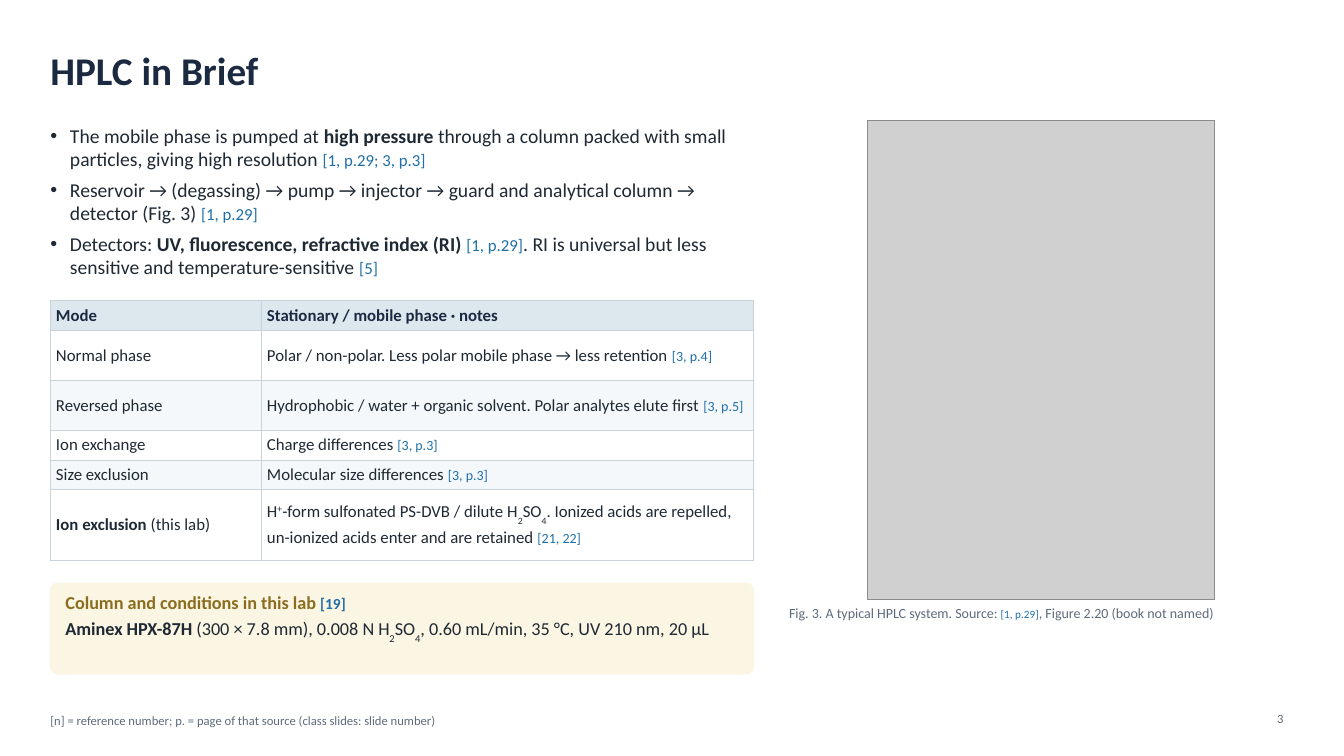
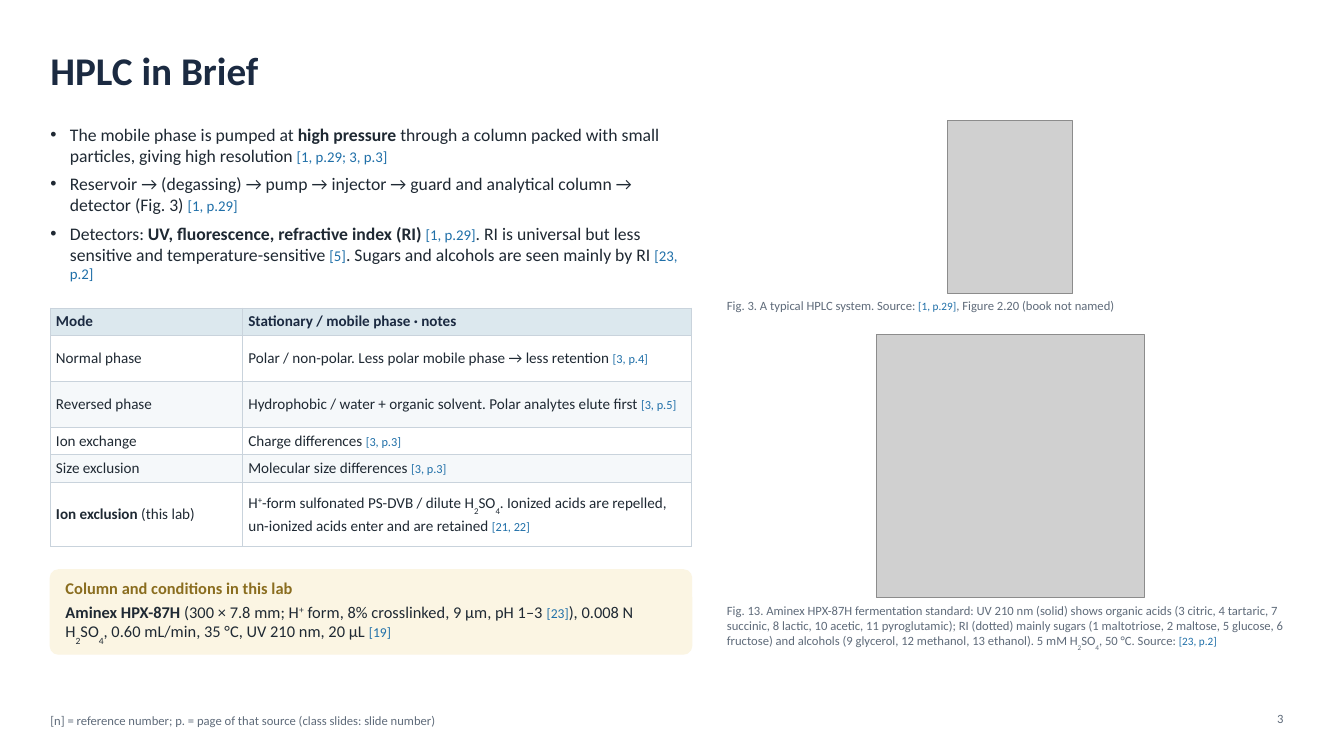
Before and after one commit to mingyu221/office, a slide deck: slide 3 of HPLC_formate_slides_EN.pptx. Drawn at 1344x756 pixels with LibreOffice and Linux fonts; fonts in the diff are those of the drawing; grey boxes stand for pictures. Boxes give left, top, right and bottom in pixels: in the first picture for what was removed or moved away, otherwise in the second. Text is boxed around its words. In the diff, an @@ line names an element or a change of style, - is before the commit and + after.

```diff
--- a/HPLC_formate_slides_EN.pptx
+++ b/HPLC_formate_slides_EN.pptx
@@ text at (70,128,660,214): size 14 to 12.6 pt in "The mobile phase is pumped at high ...", "Reservoir → (degassing) → pump → injector ..."; size 12 to 10.6 pt in "[1, p.29; 3, p.3]", "[1, p.29]" @@
@@ picture: place and size @@
-picture at (868,121,1215,600)
+picture at (948,121,1073,293)
@@ text at (70,227,677,282): text changed; size 14 to 12.6 pt @@
-• Detectors: UV, fluorescence, refractive index (RI) [1, p.29]. RI is universal but less sensitive and temperature-sensitive [5]
+• Detectors: UV, fluorescence, refractive index (RI) [1, p.29]. RI is universal but less sensitive and temperature-sensitive [5]. Sugars and alcohols are seen mainly by RI [23, p.2]
@@ text "Fig. 3. A typical HPLC ...": place and size @@
-text "Fig. 3. A typical HPLC ..." at (789,608,1214,621)
+text "Fig. 3. A typical HPLC ..." at (727,301,1114,312)
@@ text "Fig. 3. A typical HPLC ..." at (727,301,1114,312): size 10 to 9 pt in "Fig. 3. A typical HPLC system. Source: ..." @@
@@ table at (50,308,692,537) @@
@@ size 12 to 10.8 pt @@
@@ size 10 to 8.8 pt in "[3, p.4]", "[3, p.5]", "[3, p.3]", "[3, p.3]" and 1 more places @@
@@ table: place and size @@
-table at (50,300,753,549)
+table at (50,308,692,537)
@@ picture added at (876,335,1144,598) @@
@@ rounded rectangle: place and size @@
-rounded rectangle at (50,584,754,675)
+rounded rectangle at (50,570,692,653)
@@ rounded rectangle at (50,570,692,653): proportions changed @@
@@ text at (65,582,634,640): text changed; size 13 to 11.7 pt @@
-Column and conditions in this lab [19]
-Aminex HPX-87H (300 × 7.8 mm), 0.008 N H2SO4, 0.60 mL/min, 35 °C, UV 210 nm, 20 µL
+Column and conditions in this lab
+Aminex HPX-87H (300 × 7.8 mm; H+ form, 8% crosslinked, 9 µm, pH 1–3 [23]), 0.008 N H2SO4, 0.60 mL/min, 35 °C, UV 210 nm, 20 µL [19]
@@ text added at (727,606,1283,647), 9 pt, text #5F6B7A @@
+Fig. 13. Aminex HPX-87H fermentation standard: UV 210 nm (solid) shows organic acids (3 citric, 4 tartaric, 7 succinic, 8 lactic, 10 acetic, 11 pyroglutamic); RI (dotted) mainly sugars (1 maltotriose, 2 maltose, 5 glucose, 6 fructose) and alcohols (9 glycerol, 12 methanol, 13 ethanol). 5 mM H2SO4, 50 °C. Source: [23, p.2]
```
Also in this commit, not shown: 6 other slides changed, 1 slide added, 3 other files.
